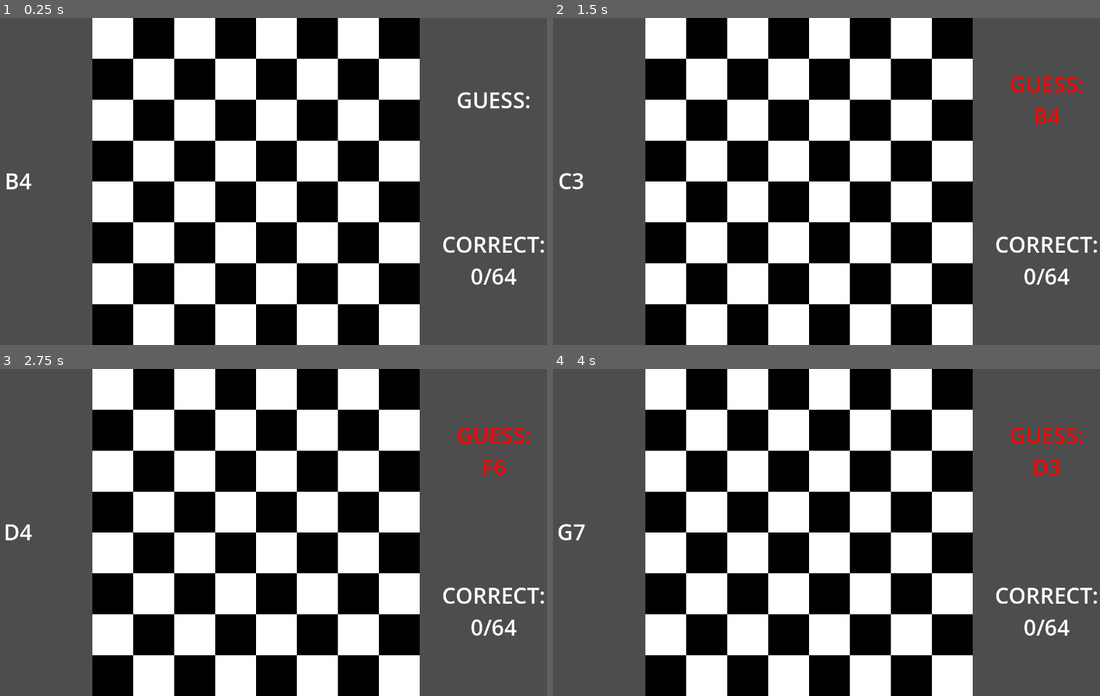
Above: before the commit, frames 1-4 (two rows, left to right).
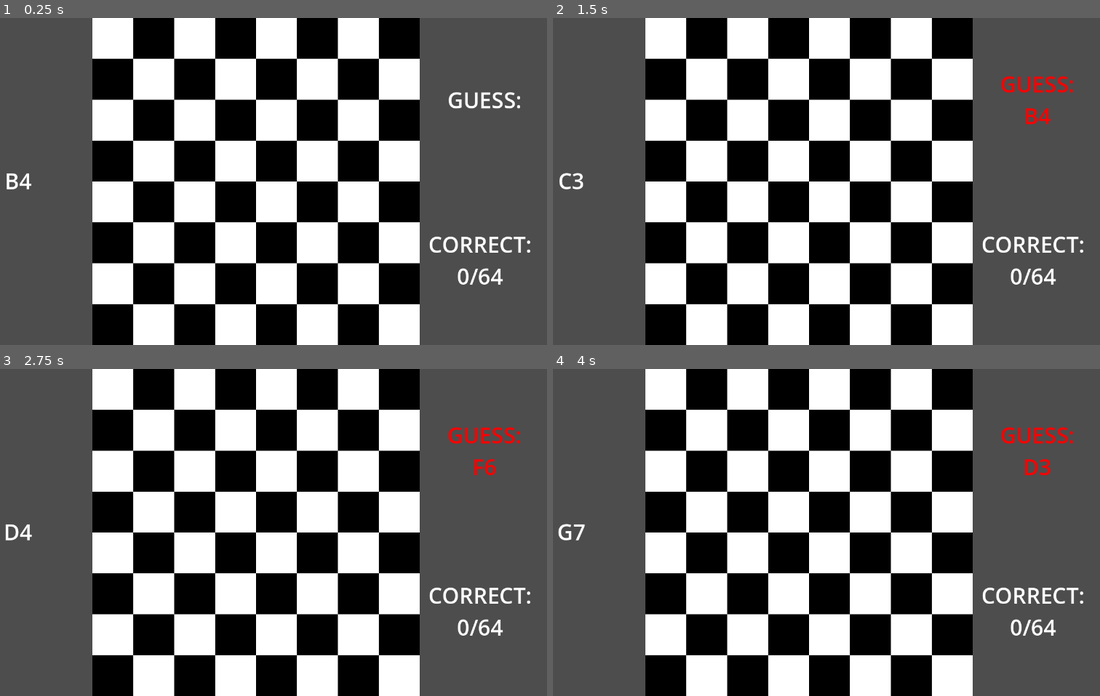
Above: after the commit, the same moments.

Repository: caden-knight/Godot-chess-memory
Game: Godot game, scene res://scenes/chessboard.tscn
The game is run twice, just before and just after one commit, with the same random seed, the same clock (stepped at 60 frames per second) and the same inputs.
Inputs (mouse positions are in pixels of both pictures, inside the frame that each line leads up to):
- Up to frame 1 (0.25 s): no input
- Up to frame 2 (1.5 s): tap Enter at 0.5 s; move the mouse to (935, 165) at 0.52 s; click (935, 165) at 0.67 s; tap Space at 1.25 s; move the mouse to (695, 197) at 1.27 s; click (695, 197) at 1.42 s
- Up to frame 3 (2.75 s): tap Enter at 2 s; move the mouse to (311, 460) at 2.02 s; click (311, 460) at 2.17 s
- Up to frame 4 (4 s): tap Space at 2.75 s; move the mouse to (777, 597) at 2.77 s; click (777, 597) at 2.92 s; tap Enter at 3.5 s; move the mouse to (985, 581) at 3.52 s; click (985, 581) at 3.67 s

The runs differ from the first frame. In frame 1, 1.1% of the frame differs, in the area x 78-100%, y 22-82%; in frame 2, 1.3%, in the area x 78-100%, y 17-82%; in frame 3, 1.3%; in frame 4, 1.3%.

Commit message:
added start screen

Diff:
--- a/scenes/chessboard.tscn
+++ b/scenes/chessboard.tscn
@@ -18,7 +18,7 @@
 uppercase = true
 
 [node name="GuessSquare" type="Label" parent="."]
-offset_left = 1048.0
+offset_left = 1008.0
 offset_top = -2.0
 offset_right = 1277.0
 offset_bottom = 364.0
@@ -30,9 +30,9 @@
 uppercase = true
 
 [node name="ProgressSquare" type="Label" parent="."]
-offset_left = 1046.0
+offset_left = 989.0
 offset_top = 348.0
-offset_right = 1280.0
+offset_right = 1276.0
 offset_bottom = 720.0
 theme_override_font_sizes/font_size = 48
 text = "Correct:"
